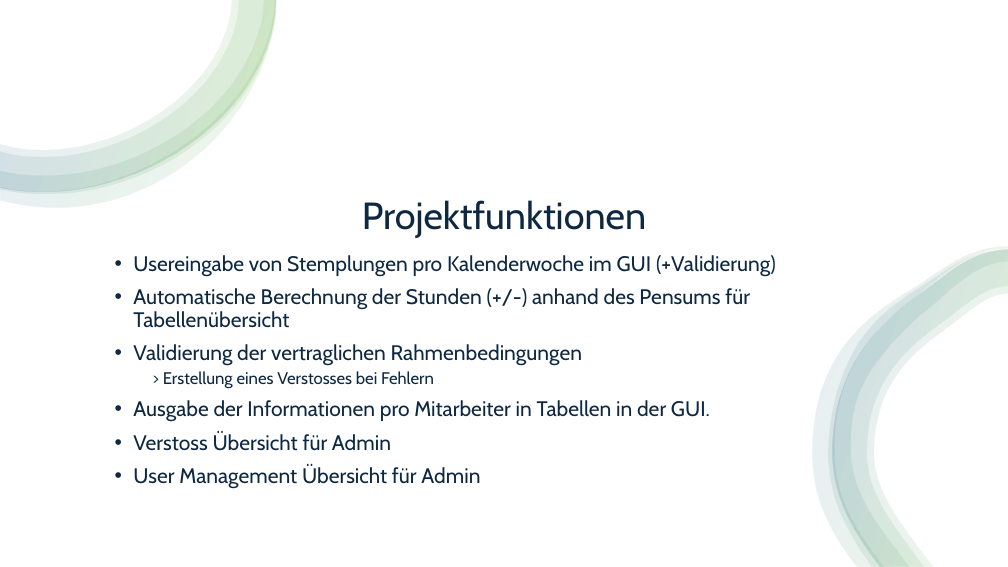
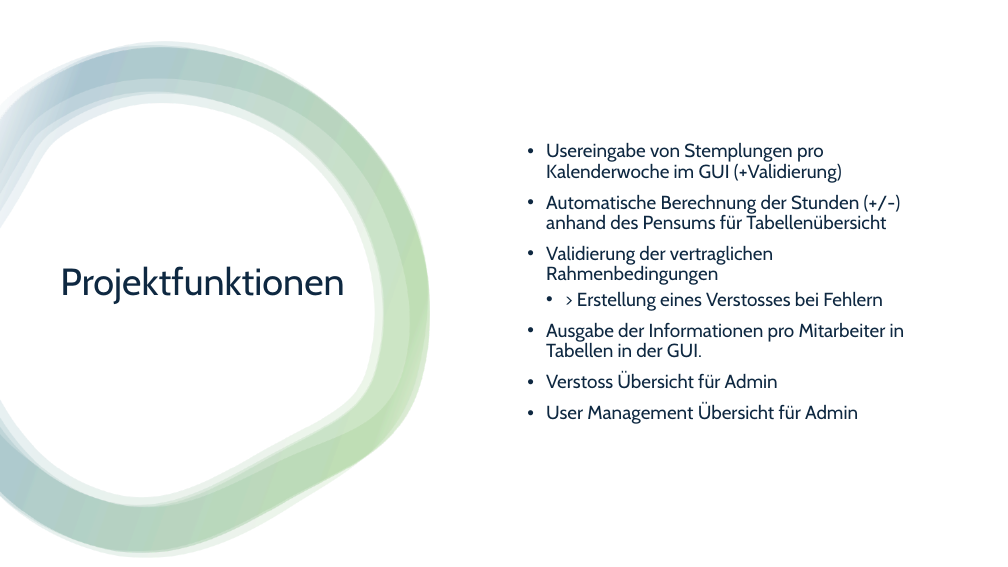
Before and after one commit to M-Abdiu/Gruppe_06-Arbeitszeitrechner_2.0, a slide deck: slide 7 of Gruppe_06-Arbeitszeitrechner_2.0/docs/Arbeitszeit-Auswertungsprogramm_v2.0.pptx. Drawn at 1008x567 pixels with LibreOffice and Linux fonts; fonts in the diff are those of the drawing. Boxes give left, top, right and bottom in pixels: in the first picture for what was removed or moved away, otherwise in the second. Text is boxed around its words. In the diff, an @@ line names an element or a change of style, - is before the commit and + after.

```diff
--- a/Gruppe_06-Arbeitszeitrechner_2.0/docs/Arbeitszeit-Auswertungsprogramm_v2.0.pptx
+++ b/Gruppe_06-Arbeitszeitrechner_2.0/docs/Arbeitszeit-Auswertungsprogramm_v2.0.pptx
@@ group removed at <box>0,0,277,208</box>: 4 freeform shapes @@
@@ group added at <box>0,42,430,558</box>: 4 freeform shapes @@
@@ subtitle "Usereingabe von Stemplungen pro Kalenderwoche ...": place and size @@
-subtitle "Usereingabe von Stemplungen pro Kalenderwoche ..." at <box>133,255,776,489</box>
+subtitle "Usereingabe von Stemplungen pro Kalenderwoche ..." at <box>546,142,905,424</box>
@@ subtitle "Usereingabe von Stemplungen pro Kalenderwoche ..." at <box>546,142,905,424</box>: size 20 to 18 pt in "Usereingabe von Stemplungen pro Kalenderwoche im GUI ...", "Automatische Berechnung der Stunden (+/-) anhand des ...", "Validierung der vertraglichen Rahmenbedingungen", "Ausgabe der Informationen pro Mitarbeiter in Tabellen ..." and 2 more places; size 16 to 18 pt in "> Erstellung eines Verstosses bei Fehlern"; bullet none to •; vertical alignment top to middle @@
@@ title "Projektfunktionen": place and size @@
-title "Projektfunktionen" at <box>362,200,646,238</box>
+title "Projektfunktionen" at <box>60,266,344,304</box>
@@ title "Projektfunktionen" at <box>60,266,344,304</box>: alignment centre to left; vertical alignment bottom to middle @@
@@ group removed at <box>813,246,1008,567</box>: 4 freeform shapes @@
```
Also in this commit, not shown: 3 other slides changed.
